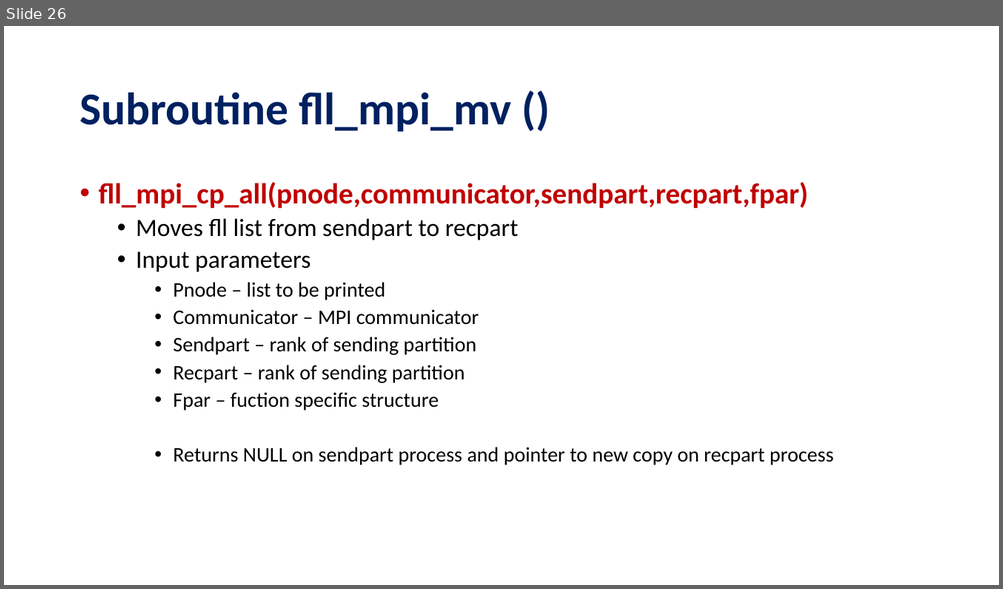
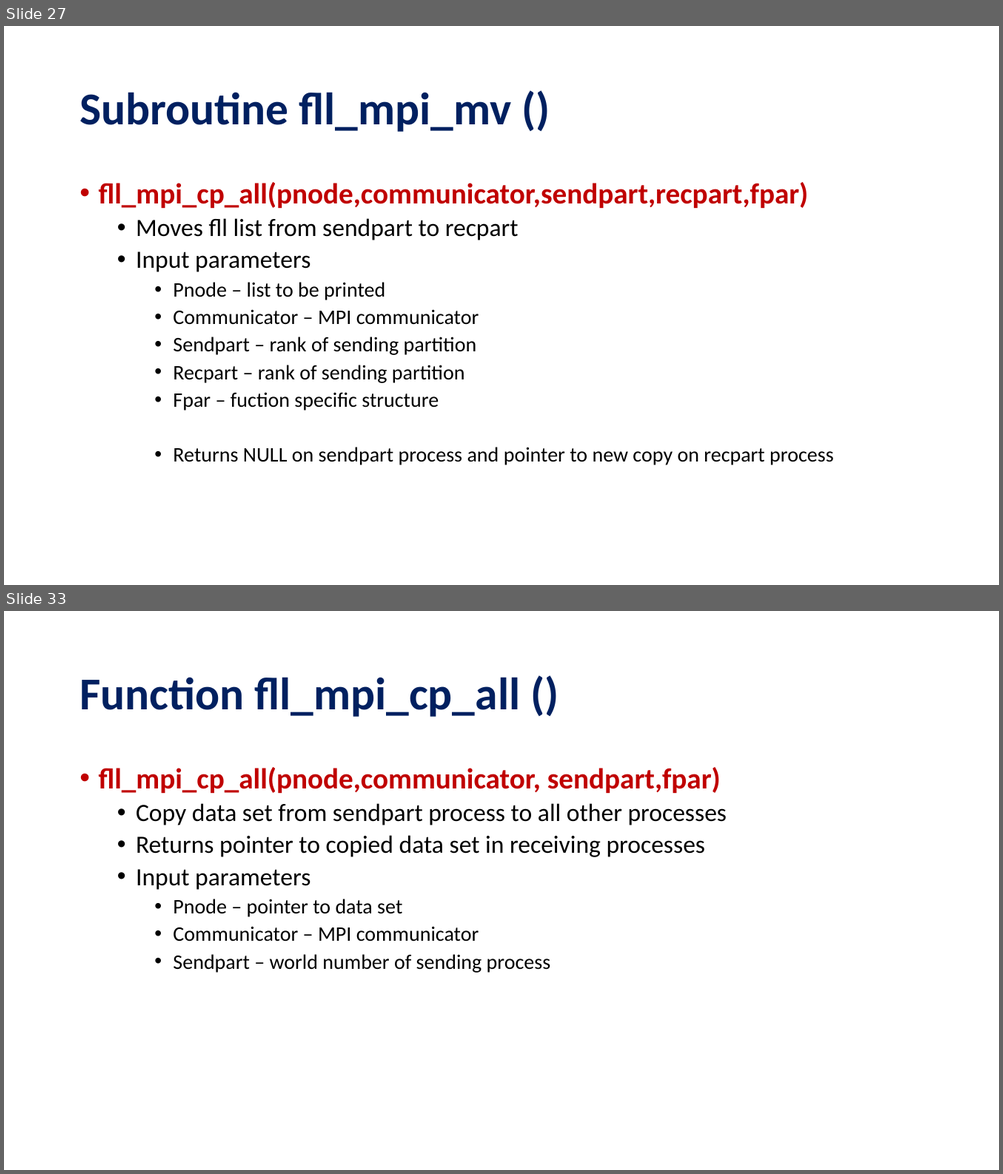
Before and after one commit to ZedThree/fort_depend.py, a slide deck: fll–FortranLinkedListLibrary.pptx. Shown one above the other, each under a label of ours: slide 26 before the commit, slides 27 and 33 after it; the slides between them are not shown. The pictures are 1003x589 and 1003x1174 pixels, drawn with LibreOffice and Linux fonts; fonts in the diff are those of the drawing. Boxes give left, top, right and bottom in pixels: in the first picture for what was removed or moved away, otherwise in the second. Text is boxed around its words. In the diff, an @@ line names an element or a change of style, - is before the commit and + after.

```diff
--- a/fll–FortranLinkedListLibrary.pptx
+++ b/fll–FortranLinkedListLibrary.pptx
@@ slide 33 added at bbox=[4, 611, 999, 1170], background #FFFFFF @@
@@ title added at bbox=[79, 677, 520, 717], 44 pt, text #002060, bold @@
+Function fll_mpi_cp_all ()
@@ text added at bbox=[99, 767, 727, 973], 24 pt, text #000000 @@
+• fll_mpi_cp_all(pnode,communicator, sendpart,fpar)
+  • Copy data set from sendpart process to all other processes
+  • Returns pointer to copied data set in receiving processes
+  • Input parameters
+    • Pnode – pointer to data set
+    • Communicator – MPI communicator
+    • Sendpart – world number of sending process
@@ what was slide 26 is now slide 27 @@
```
Also in this commit, not shown: 2 slides changed, 8 other slides added, 1 other file.
